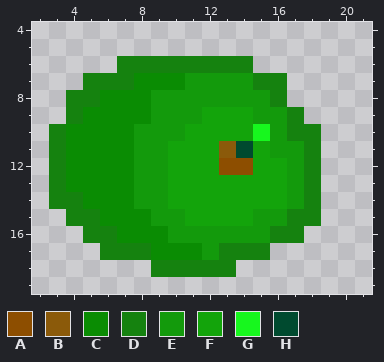
Edited in one commit: pixel-art sprite (src/img/items/grape-green.png). Above: the version before the commit.
The file is 24x24 pixels. Shown: x 2..21, y 4..19.
Palette (. is transparent): A #8d4e00  B #8b5a0a  C #0a8c03  D #15820f  E #139a0c  F #13a40b  G #17f71e  H #004a2f
Pixels before, first column x 3:
 6 ....DDDDDDDD....
 7 ..DDDCCCEEEEDD..
 8 .DDCCCEEEEEEED..
 9 .DCCCCEEEFFFEED.
10 DCCCCEEEFFFFGEDD
11 DCCCCEEFFFBHFEED
12 DCCCCEEFFFAAFFED
13 DCCCCEEFFFFFFFED
14 DDCCCEEFFFFFFFED
15 .DDCCCEEFFFFEEDD
16 ..DDCCCEEEEEEDD.
17 ...DDDCCCEDDD...
18 ......DDDDD.....
The same view after the edit:
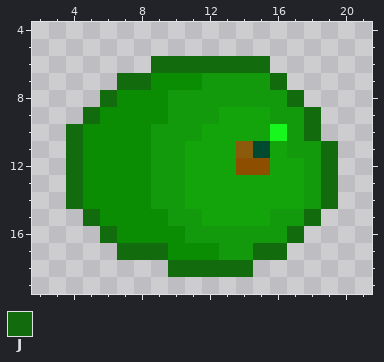
Colours new in this view: J #126b0d
What changed:
Changed rows in their new state; - is an unchanged pixel.
first column x 3:
 6 ----..JJJJJJJ----
 7 --..JJ--C---EJ---
 8 -..J--C------EJ--
 9 -.J---C--E--F-EJ-
10 .J---C--E---FGEJ-
11 .J---C-E--FBHF-EJ
12 .J---C-E--F-A-FEJ
13 .J---C-E------FEJ
14 .J---C-E------FEJ
15 -.J---C-E---F-EJ-
16 --.J---C-----EJ--
17 ---.JJJ--CEEJJ---
18 ------.JJJJJ-----
